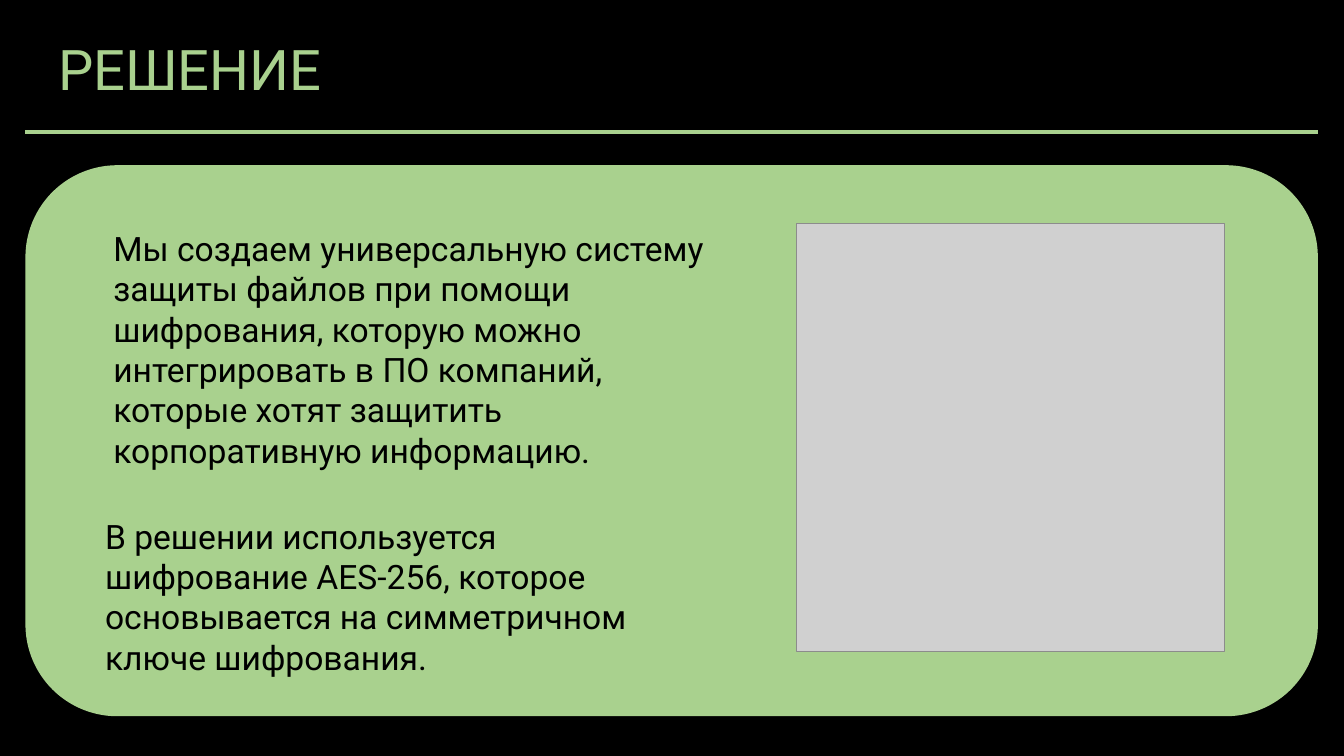
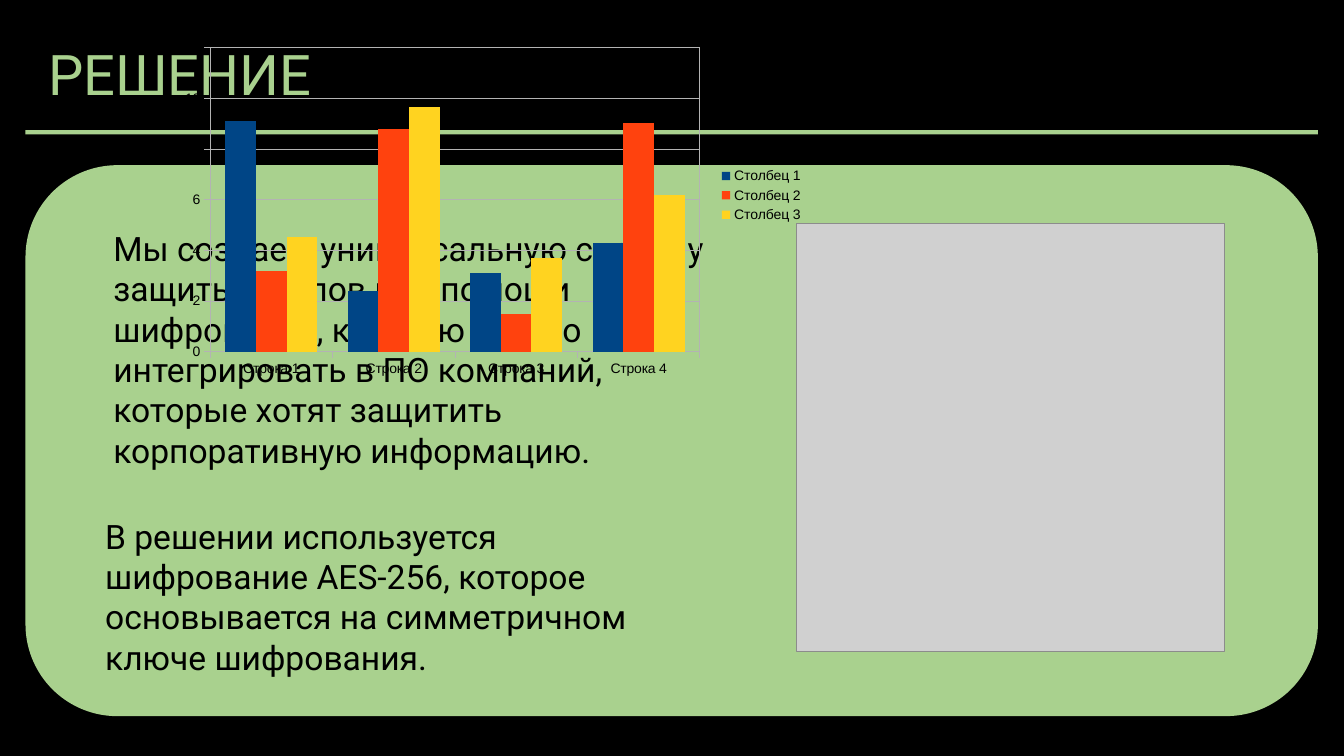
Before and after one commit to Hackathon-Hitchhiking/PG-AI-core, a slide deck: slide 5 of test_sources/test.pptx. Drawn at 1344x756 pixels with LibreOffice and Linux fonts; fonts in the diff are those of the drawing; grey boxes stand for pictures. Boxes give left, top, right and bottom in pixels: in the first picture for what was removed or moved away, otherwise in the second. Text is boxed around its words. In the diff, an @@ line names an element or a change of style, - is before the commit and + after.

```diff
--- a/test_sources/test.pptx
+++ b/test_sources/test.pptx
@@ title "РЕШЕНИЕ" rewrapped from <box>58,50,321,90</box> to <box>48,47,311,109</box> @@
@@ column chart added at <box>178,20,814,377</box> @@
+categories: Строка 1, Строка 2, Строка 3, Строка 4
+Столбец 1: 9.1, 2.4, 3.1, 4.3
+Столбец 2: 3.2, 8.8, 1.5, 9
+Столбец 3: 4.5, 9.7, 3.7, 6.2
@@ rounded rectangle at <box>25,165,1318,717</box>: proportions changed @@
@@ text "Мы создаем универсальную систему защиты ..." rewrapped from <box>113,237,703,470</box> to <box>113,230,703,470</box> @@
```
Also in this commit, not shown: 10 other slides changed, 1 slide added, 1 slide removed, 2 other files.
